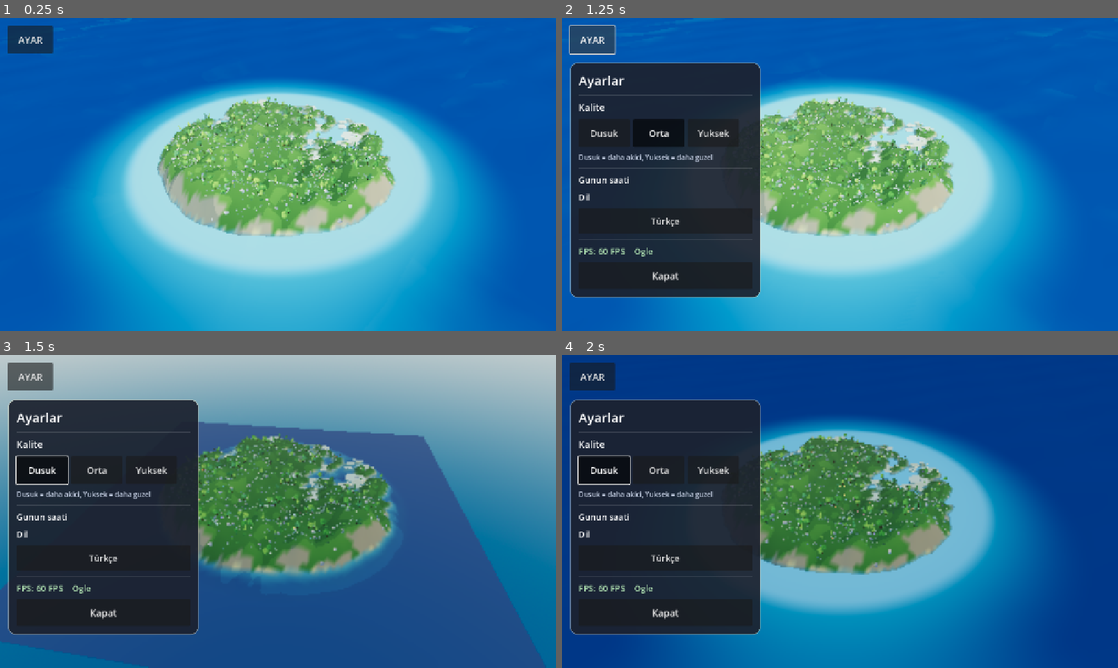
Above: before the commit, frames 1-4 (two rows, left to right).
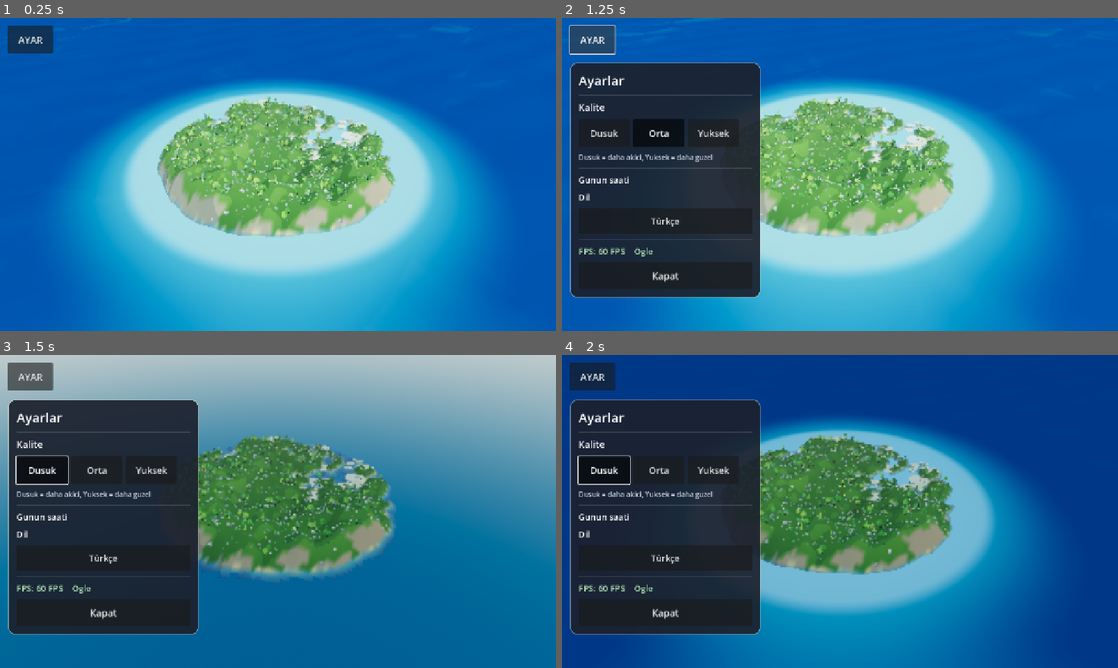
Above: after the commit, the same moments.

Repository: eraslan19j/game
Game: Godot game, scene res://scenes/world/world.tscn
Same seed, same stepped clock (60 frames per second), same inputs: the game is played once before the commit and once after it.
Inputs:
- Up to frame 1 (0.25 s): no input
- Up to frame 2 (1.25 s): click "AYAR" at 0.5 s
- Up to frame 3 (1.5 s): click "Dusuk" at 1.25 s
- Up to frame 4 (2 s): no input

Frames 1-2 are identical in both runs. In frame 3, 21% of the frame differs, in the area x 0-98%, y 21-100%; in frame 4, nothing differs.

Commit message:
Kiyi kesim hatti duzgun daireye oturtuldu (testere disi giderildi)
Co-authored-by: arena-agent <297053741+arena-agent@users.noreply.github.com>

Diff:
--- a/scripts/world/terrain.gd
+++ b/scripts/world/terrain.gd
@@ -156,8 +156,8 @@
 			var h: float = heights[idx]
 			# Denizin altindaki kisimlar su seviyesinin biraz altinda tutulur:
 			# kiyi hattinda testere disi olusmaz, ada da havada durmaz.
-			if h < -100.0:
-				h = -100.0  # gecici: kisitlama kapali (deneme)
+			if h < -12.0:
+				h = -12.0
 			verts[idx] = Vector3(x, h, z)
 
 			# Komsulardan egim -> normal (kenarlarda tek tarafli fark).
@@ -178,7 +178,7 @@
 	# su yuzeyiyle derinlik catismasi yasaniyor ve goruntude belirgin bir KARE
 	# olusuyordu. Sadece adanin kendisi cizilince boyle bir yuzey kalmiyor;
 	# su zaten her yeri kapliyor. Kiyi hatti da daha dogal gorunuyor.
-	const SEA_CULL: float = -100.0  # gecici: kesim kapali (deneme)
+	const SEA_CULL: float = -1.2
 	# Once hangi karelerin uretilecegine karar ver. Sonra kesim sinirindaki
 	# (deniz alti komsusu olan) kose noktalarini su seviyesine indir: boylece
 	# kiyi hatti duzgun bir cizgi olur, testere disi kalmaz.
@@ -211,12 +211,18 @@
 				edge_vert[i0 + 1] = 1
 				edge_vert[i2] = 1
 				edge_vert[i2 + 1] = 1
+	# Kesim kenarini DUZGUN BIR DAIREYE oturt: aksi halde grid hucrelerinden
+	# dolayi kiyida testere disi (zikzak) olusur. Kenar noktalari, ada
+	# merkezinden bakildiginda sabit yaricapli bir cember uzerine cekilir.
+	var edge_radius: float = island_radius + 10.0
 	for iz in n:
 		for ix in n:
 			if edge_vert[iz * n + ix] == 1:
 				var v: Vector3 = verts[iz * n + ix]
-				if v.y > -0.6:
-					verts[iz * n + ix] = Vector3(v.x, -0.6, v.z)
+				var r: float = sqrt(v.x * v.x + v.z * v.z)
+				if r > 0.001 and r > edge_radius:
+					var k2: float = edge_radius / r
+					verts[iz * n + ix] = Vector3(v.x * k2, -1.4, v.z * k2)
 
 	var indices := PackedInt32Array()
 	indices.resize(grid_cells * grid_cells * 6)
